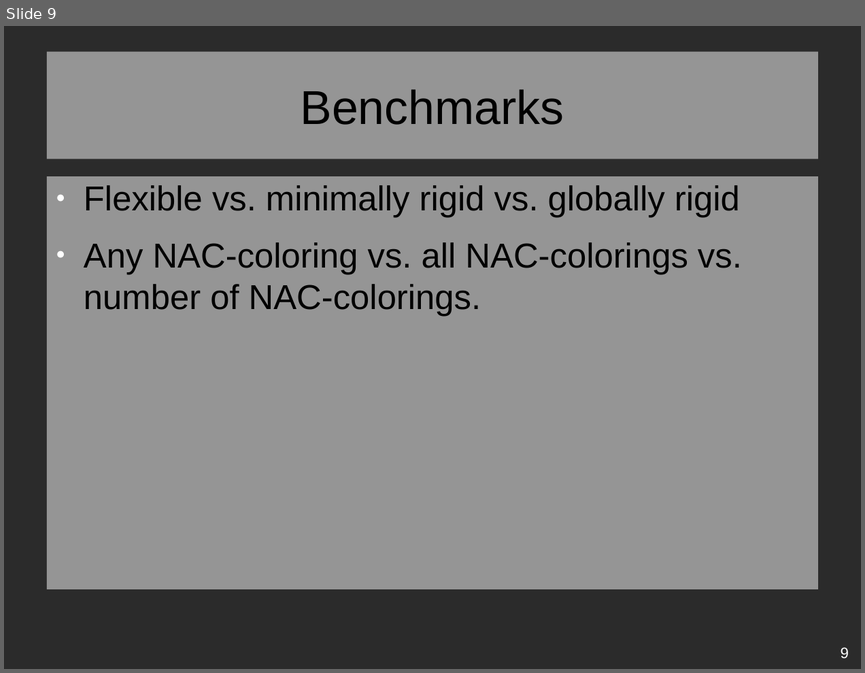
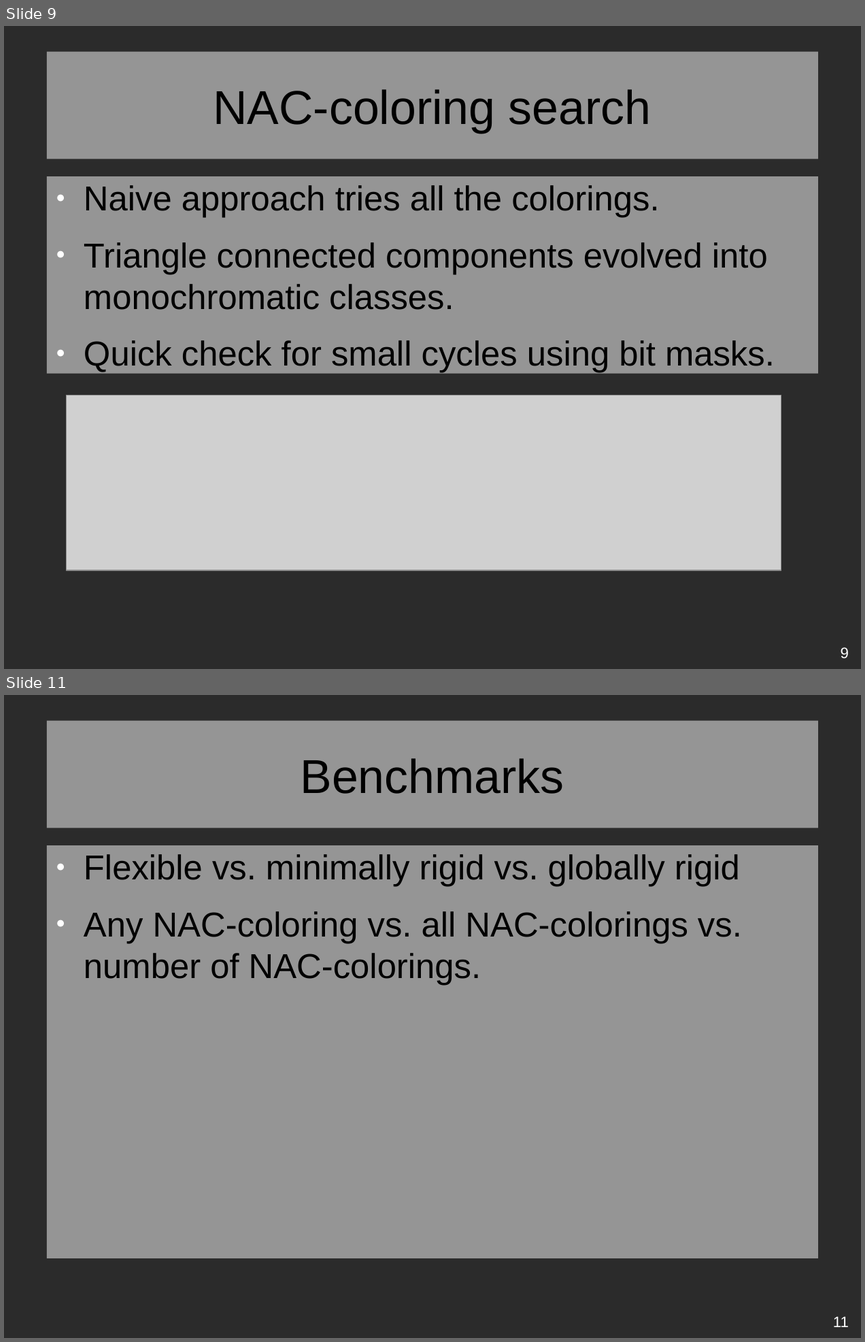
Before and after one commit to Lastaapps/bc_thesis, a slide deck: presentation_01.odp. Shown one above the other, each under a label of ours: slide 9 before the commit, slides 9 and 11 after it; the slides between them are not shown. The pictures are 865x673 and 865x1342 pixels, drawn with LibreOffice and Linux fonts; fonts in the diff are those of the drawing; grey boxes stand for pictures; background and template pictures are left out; a plain dark background stands for a picture behind light text. Boxes give left, top, right and bottom in pixels: in the first picture for what was removed or moved away, otherwise in the second. Text is boxed around its words. In the diff, an @@ line names an element or a change of style, - is before the commit and + after.

```diff
--- a/presentation_01.odp
+++ b/presentation_01.odp
@@ slide 9 added at bbox=[4, 26, 861, 669], background picture (left out) @@
@@ title added at bbox=[47, 52, 818, 159], fill #FFFFFF at 50% opacity, 44 pt, text #000000 @@
+NAC-coloring search
@@ text added at bbox=[47, 176, 818, 373], fill #FFFFFF at 50% opacity, 32 pt, text #000000 @@
+● Naive approach tries all the colorings.
+● Triangle connected components evolved into monochromatic classes.
+● Quick check for small cycles using bit masks.
@@ picture added at bbox=[66, 395, 781, 570] @@
@@ page number added at bbox=[840, 647, 849, 658], 14 pt, text #FFFFFF @@
+9
@@ what was slide 9 is now slide 11 @@
@@ page number at bbox=[833, 1316, 849, 1327]: text changed @@
-9
+11
```
Also in this commit, not shown: 10 slides changed, 1 other slide added, 12 other files.
